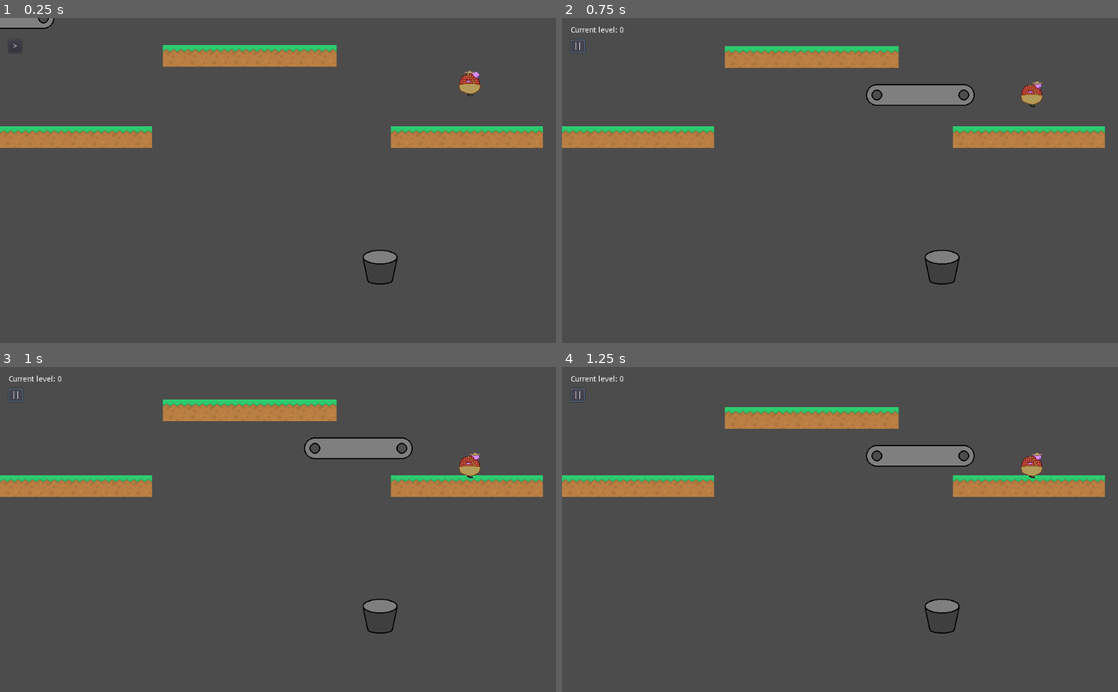
Above: before the commit, frames 1-4 (two rows, left to right).
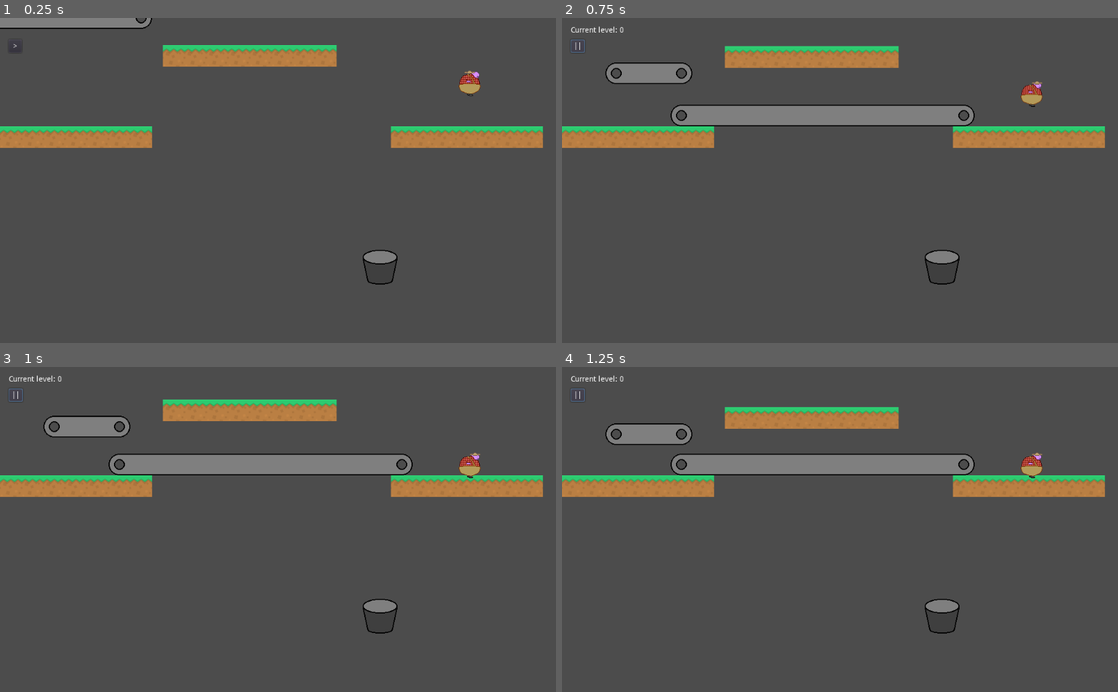
Above: after the commit, the same moments.

Repository: carsonswope/gmtk-jam
Game: Godot game, scene res://MainScene.tscn
Two runs of this game, one before a commit and one after it. Both use one fixed random seed, a clock stepped at 60 frames per second and the inputs below.
Inputs:
- Up to frame 1 (0.25 s): no input
- Up to frame 2 (0.75 s): click ">" at 0.5 s
- Up to frame 3 (1 s): no input
- Up to frame 4 (1.25 s): no input

The runs differ from the first frame. In frame 1, 0.6% of the frame differs, in the area x 6-28%, y 0-4%; in frame 2, 5.3%, in the area x 7-75%, y 13-34%; in frame 3, 5.0%; in frame 4, 4.3%.

Commit message:
update level 1 test a bit

Diff:
--- a/levels/level_1.tscn
+++ b/levels/level_1.tscn
@@ -58,9 +58,15 @@
 [node name="Node2D16" parent="." instance=ExtResource( 4 )]
 position = Vector2( 20, 220 )
 
-[node name="Node2D" parent="." instance=ExtResource( 5 )]
+[node name="Platform 1" parent="." instance=ExtResource( 5 )]
 
-[node name="tiles" parent="Node2D" index="0"]
-tile_data = PoolIntArray( 196622, 0, 0, 196623, 4, 0, 196624, 4, 0, 196625, 4, 0, 196626, 2, 0 )
+[node name="tiles" parent="Platform 1" index="0"]
+tile_data = PoolIntArray( 131074, 0, 0, 131075, 4, 0, 131076, 4, 0, 131077, 2, 0 )
 
-[editable path="Node2D"]
+[node name="Platform 2" parent="." instance=ExtResource( 5 )]
+
+[node name="tiles" parent="Platform 2" index="0"]
+tile_data = PoolIntArray( 262149, 0, 0, 262150, 4, 0, 262151, 4, 0, 262152, 4, 0, 262153, 4, 0, 262154, 4, 0, 262155, 4, 0, 262156, 4, 0, 262157, 4, 0, 262158, 4, 0, 262159, 4, 0, 262160, 4, 0, 262161, 4, 0, 262162, 2, 0 )
+
+[editable path="Platform 1"]
+[editable path="Platform 2"]
